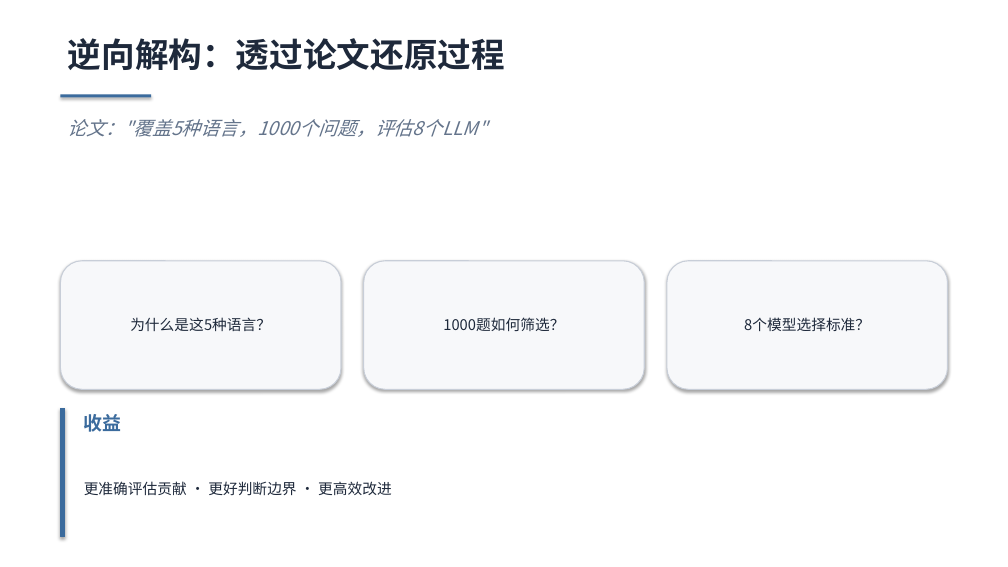
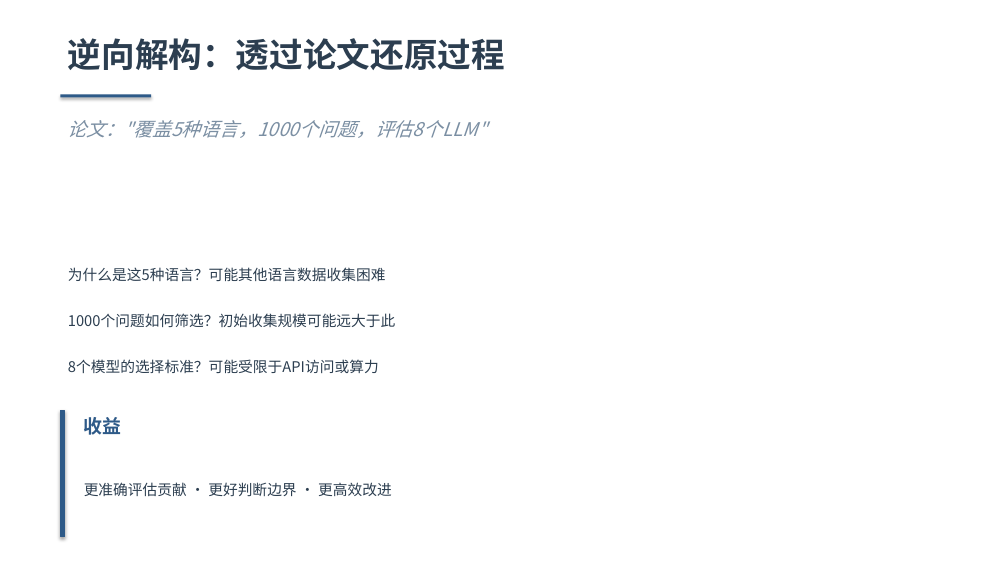
Before and after one commit to Lincyaw/paperops, a slide deck: slide 10 of examples/communication_friction/communication_friction.pptx. Drawn at 1008x567 pixels with LibreOffice and Linux fonts; fonts in the diff are those of the drawing. Boxes give left, top, right and bottom in pixels: in the first picture for what was removed or moved away, otherwise in the second. Text is boxed around its words. In the diff, an @@ line names an element or a change of style, - is before the commit and + after.

```diff
--- a/examples/communication_friction/communication_friction.pptx
+++ b/examples/communication_friction/communication_friction.pptx
@@ text "逆向解构：透过论文还原过程" at box(68, 38, 505, 70): text colour #1E293B to #2C3E50 @@
@@ text "论文："覆盖5种语言，1000个问题，评估8个LLM"" at box(68, 120, 487, 138): text colour #64748B to #7B8FA3 @@
@@ rectangle at box(60, 95, 151, 98): fill #3B6B9D to #2E5A88 @@
@@ text "为什么是这5种语言？可能其他语言数据收集困难": place and size @@
-text "为什么是这5种语言？可能其他语言数据收集困难" at box(60, 261, 341, 389)
+text "为什么是这5种语言？可能其他语言数据收集困难" at box(68, 267, 386, 281)
@@ text "为什么是这5种语言？可能其他语言数据收集困难" at box(68, 267, 386, 281): vertical alignment middle to top; fill #F7F8FA to none; outline #C8CED8 1 pt to none; shadow off @@
@@ text at box(68, 267, 386, 281): text changed; text colour #1E293B to #2C3E50 @@
-为什么是这5种语言？
+为什么是这5种语言？可能其他语言数据收集困难
@@ rounded rectangle removed at box(364, 261, 644, 389) @@
-1000题如何筛选？
@@ rounded rectangle removed at box(667, 261, 948, 389) @@
-8个模型选择标准？
@@ text added at box(68, 313, 396, 327), 14 pt, text #2C3E50 @@
+1000个问题如何筛选？初始收集规模可能远大于此
@@ text added at box(68, 359, 379, 373), 14 pt, text #2C3E50 @@
+8个模型的选择标准？可能受限于API访问或算力
@@ rectangle at box(60, 411, 65, 537): fill #3B6B9D to #2E5A88; outline #3B6B9D 1 pt to #2E5A88 1 pt @@
@@ text "收益" at box(84, 417, 122, 435): text colour #3B6B9D to #2E5A88 @@
@@ text "更准确评估贡献 · 更好判断边界 · 更高效改进" at box(84, 482, 392, 496): text colour #1E293B to #2C3E50 @@
```
Also in this commit, not shown: 19 other slides changed, 2 other files.
